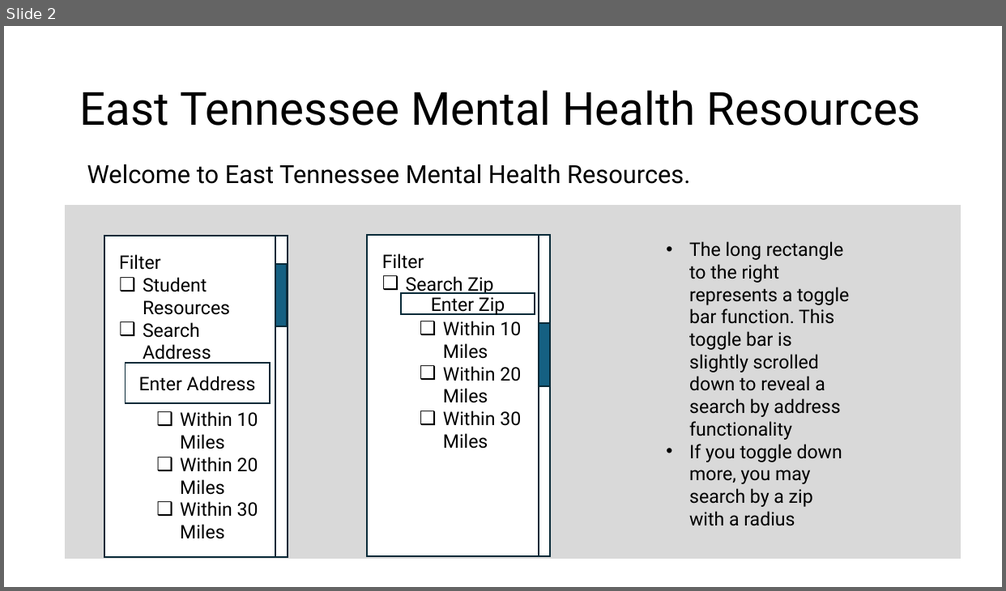
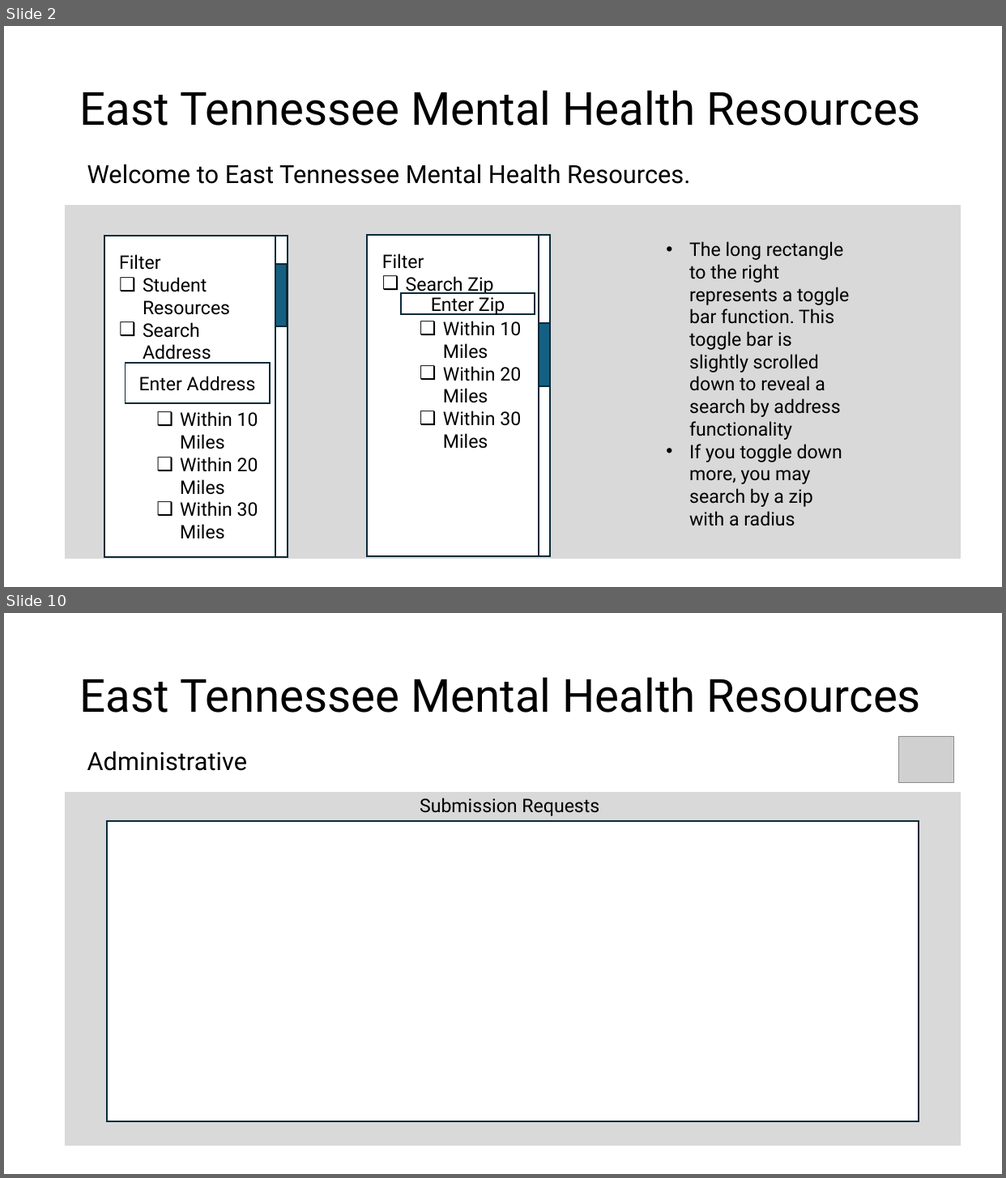
Before and after one commit to ReislerJ/East_TN_MH_Resources, a slide deck: Mock Slides.pptx. Shown one above the other, each under a label of ours: slide 2 before the commit, slides 2 and 10 after it; the slides between them are not shown. The pictures are 1006x591 and 1006x1178 pixels, drawn with LibreOffice and Linux fonts; fonts in the diff are those of the drawing; grey boxes stand for pictures; background and template pictures are left out. Boxes give left, top, right and bottom in pixels: in the first picture for what was removed or moved away, otherwise in the second. Text is boxed around its words. In the diff, an @@ line names an element or a change of style, - is before the commit and + after.

```diff
--- a/Mock Slides.pptx
+++ b/Mock Slides.pptx
@@ slide 10 added at (4, 613, 1002, 1174), background picture (left out) @@
@@ title added at (80, 677, 921, 713), 44 pt, text #000000 @@
+East Tennessee Mental Health Resources
@@ text added at (87, 752, 248, 771), 24 pt, text #000000 @@
+Administrative
@@ picture added at (898, 736, 954, 783) @@
@@ rectangle added at (66, 794, 960, 1145), fill #D9D9D9, outline #D9D9D9 1.5 pt @@
@@ text added at (420, 798, 599, 816), 18 pt, text #000000 @@
+Submission Requests
@@ rectangle added at (107, 821, 918, 1122), fill #FFFFFF, outline #092A39 1.5 pt @@
```
Also in this commit, not shown: 7 slides changed, 1 other slide added, 1 other file.
